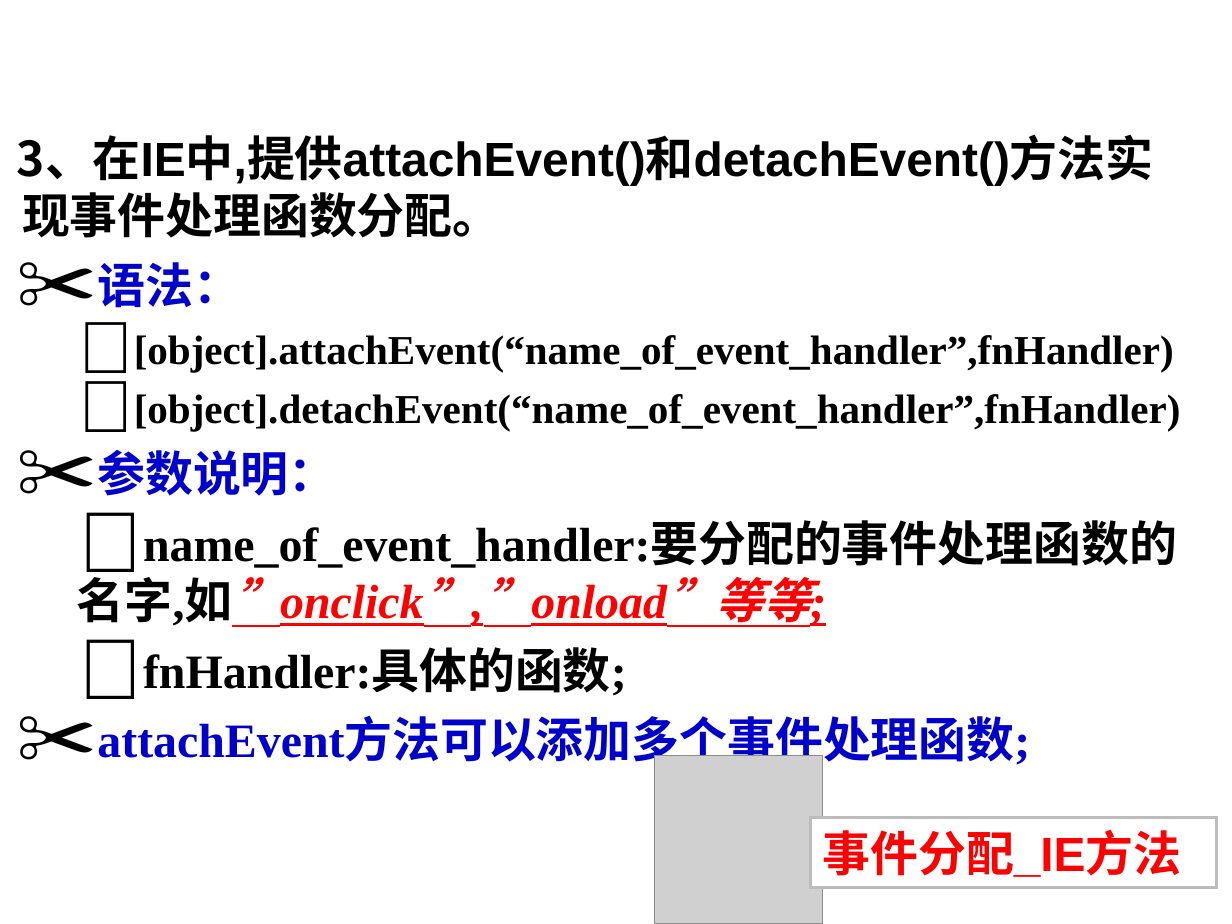
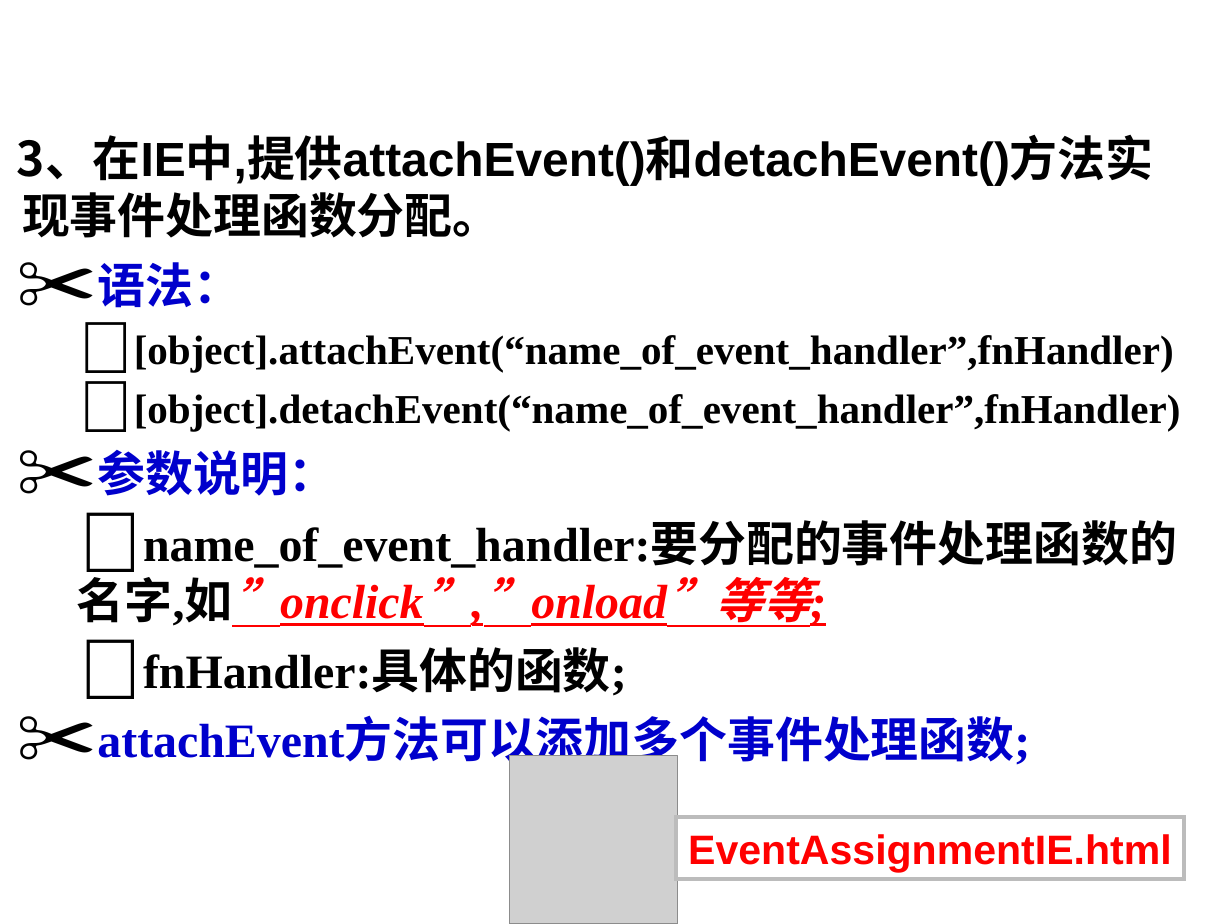
Before and after one commit to lxn56975/webdev, a slide deck: slide 105 of Chapter4Javascript.ppt. Drawn at 1232x924 pixels with LibreOffice and Linux fonts; fonts in the diff are those of the drawing; grey boxes stand for pictures; background and template pictures are left out. Boxes give left, top, right and bottom in pixels: in the first picture for what was removed or moved away, otherwise in the second. Text is boxed around its words. In the diff, an @@ line names an element or a change of style, - is before the commit and + after.

```diff
--- a/Chapter4Javascript.ppt
+++ b/Chapter4Javascript.ppt
@@ picture: place and size @@
-picture at (654,756,822,924)
+picture at (509,756,676,924)
@@ rectangle "EventAssignmentIE.html": place and size @@
-rectangle "EventAssignmentIE.html" at (811,817,1217,887)
+rectangle "EventAssignmentIE.html" at (676,817,1184,878)
@@ text in rectangle at (688,834,1171,872): text changed; size 28 to 24 pt @@
-事件分配_IE方法
+EventAssignmentIE.html
```
Also in this commit, not shown: 3 other slides changed, 1 other file.
